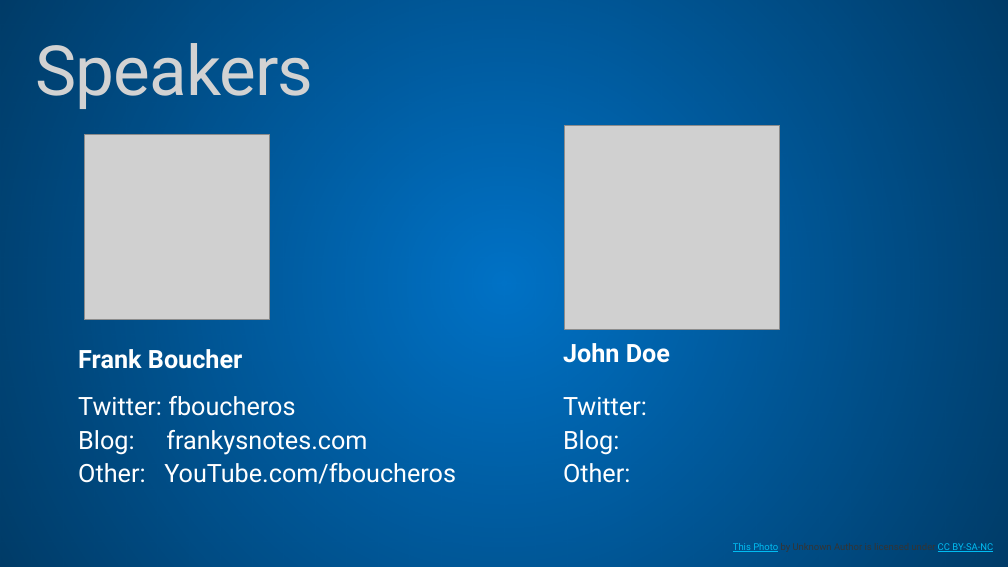
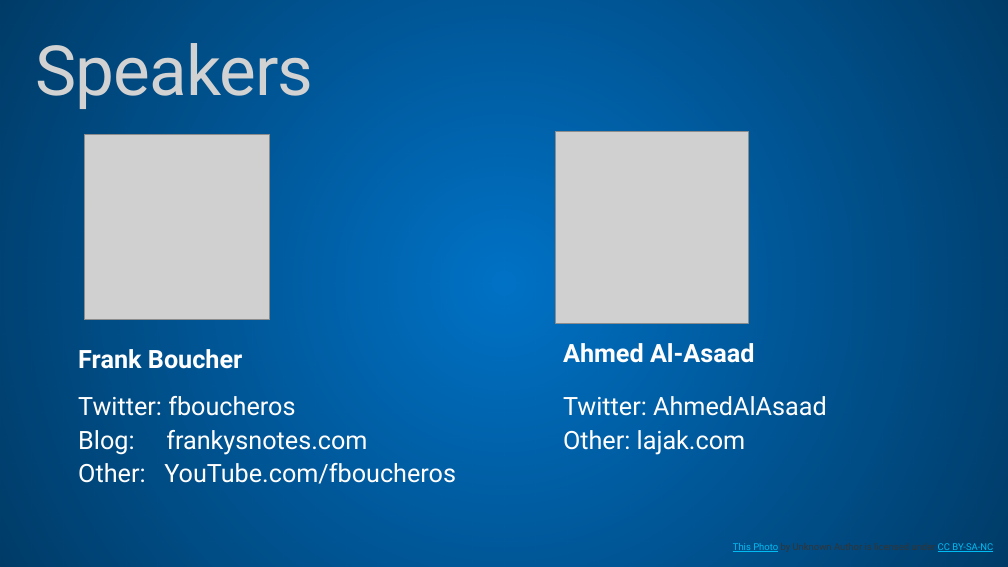
Before and after one commit to MSDEVMTL/GlobalAzureBootcamp-2019, a slide deck: slide 7 of Locations/Ottawa/Welcome.pptx. Drawn at 1008x567 pixels with LibreOffice and Linux fonts; fonts in the diff are those of the drawing; grey boxes stand for pictures; background and template pictures are left out. Boxes give left, top, right and bottom in pixels: in the first picture for what was removed or moved away, otherwise in the second. Text is boxed around its words. In the diff, an @@ line names an element or a change of style, - is before the commit and + after.

```diff
--- a/Locations/Ottawa/Welcome.pptx
+++ b/Locations/Ottawa/Welcome.pptx
@@ picture: place and size @@
-picture at (565,126,780,329)
+picture at (556,131,748,323)
@@ text at (563,343,755,363): text changed @@
-John Doe
+Ahmed Al-Asaad
@@ text at (563,396,827,455): text changed @@
-Twitter:
-Blog:
-Other:
+Twitter: AhmedAlAsaad
+Other: lajak.com
```
Also in this commit, not shown: 3 other slides changed, 1 slide removed.
